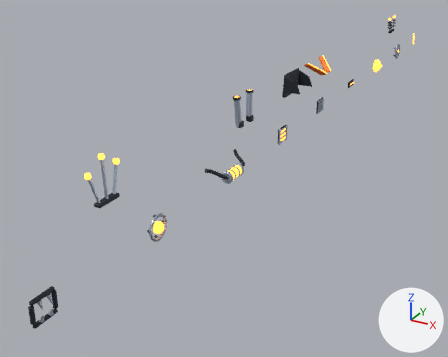
What one commit did to the glTF model godot/assets/models/cores.glb.
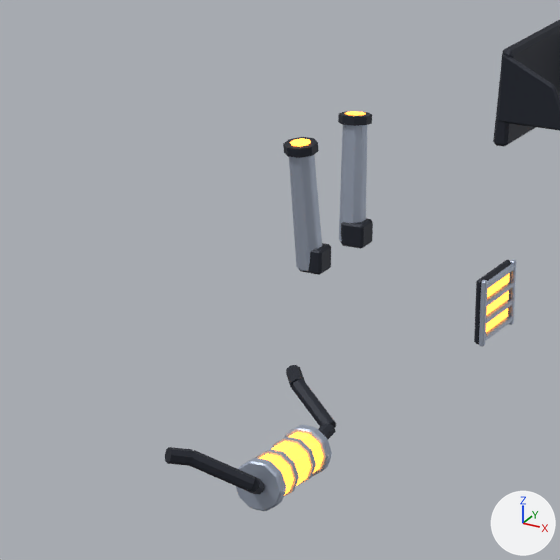
Old and new are each drawn from a camera (50 mm lens) standing at (4.09, -17.79, 4.61) and looking at (-0.41, -9.6, 0.52) and again close up on the part from 37% to 66% of the width and 18% to 55% of the height. The lights are fixed; the arrows at lower right show +X, +Y and +Z. The first two pictures are the older version. Vertices at exactly the same position are counted once.

Script lines for the objects in view, before the commit:
```python
me_coolant = bpy.data.meshes.new('coolant')
me_coolant.from_pydata(...)  # 324 vertices, 596 faces; spans x 0.18..0.475, y -0.437..0.437, z 1.136..1.403
# faces by material slot: [36, 304, 256]
me_coolant.materials.append(mat_core)  # orange #ff9739, glowing orange #ff9739
me_coolant.materials.append(mat_trim)  # light grey #acb6c7
me_coolant.materials.append(mat_joint)  # dark blue #282c37
me_furnace = bpy.data.meshes.new('furnace')
me_furnace.from_pydata(...)  # 400 vertices, 728 faces; spans x -0.441..0.364, y -0.291..0.291, z 1.09..1.813
# faces by material slot: [188, 92, 448]
me_furnace.materials.append(mat_joint)  # dark blue #282c37
me_furnace.materials.append(mat_core)  # orange #ff9739, glowing orange #ff9739
me_furnace.materials.append(mat_trim)  # light grey #acb6c7
me_shroud = bpy.data.meshes.new('shroud')
me_shroud.from_pydata(...)  # 136 vertices, 236 faces; spans x -0.339..0.328, y -0.315..0.315, z 1.095..1.794
# faces by material slot: [176, 60]
me_shroud.materials.append(mat_joint)  # dark blue #282c37
me_shroud.materials.append(mat_trim)  # light grey #acb6c7
ob_coolant = bpy.data.objects.new('coolant', me_coolant)
ob_coolant.location = (0.0, -10.8, 0.0)
ob_furnace = bpy.data.objects.new('furnace', me_furnace)
ob_furnace.location = (0.0, -9.0, 0.0)
ob_shroud = bpy.data.objects.new('shroud', me_shroud)
ob_shroud.location = (0.0, -7.2, 0.0)
```
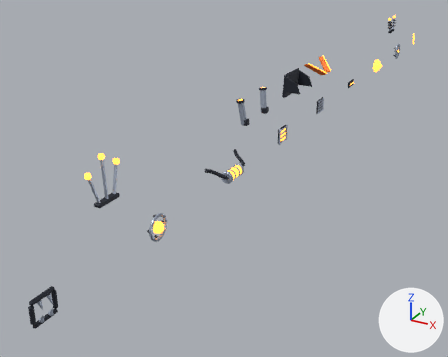
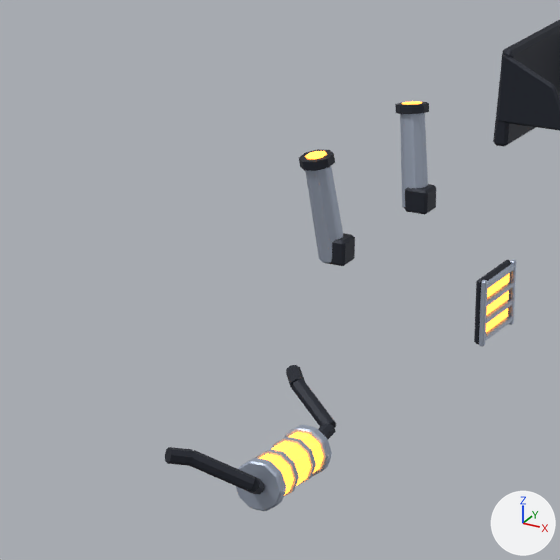
Edits to the bpy script that builds the scene:
```text
Change me_furnace:
    used by ob_furnace; location = (0.0, -9.0, 0.0)
    remove me_furnace.from_pydata(...)  # 400 vertices, 728 faces; spans x -0.441..0.364, y -0.291..0.291, z 1.09..1.813
    add me_furnace.from_pydata(...)  # 400 vertices, 728 faces; spans x -0.281..0.364, y -0.472..0.472, z 1.09..1.836
    me_furnace part 1: 86 vertices moved from x -0.441..-0.29, y 0.13..0.291, z 1.29..1.813 to x -0.281..-0.1, y 0.31..0.472, z 1.41..1.836; 18 vertices removed from x -0.44..-0.315, y 0.13..0.288, z 1.295..1.81; 18 vertices added at x -0.277..-0.126, y 0.31..0.467, z 1.412..1.831
    me_furnace part 2: 79 vertices moved from x -0.441..-0.29, y -0.291..-0.13, z 1.29..1.812 to x -0.281..-0.1, y -0.472..-0.31, z 1.41..1.836; 25 vertices removed from x -0.42..-0.315, y -0.288..-0.13, z 1.296..1.813; 25 vertices added at x -0.26..-0.126, y -0.467..-0.315, z 1.412..1.835
```

Pixel boxes [x1, y1, x2, y2] of what changed, in the close-ups (560 x 560 px; the box of a moved part takes in the faces that stretch with it):
'furnace', reshaped (7% narrower): before [283, 111, 516, 346]; after [299, 101, 516, 346]
part 1 of me_furnace, moved or reshaped: before [338, 111, 373, 249]; after [395, 101, 436, 215]
part 2 of me_furnace, moved or reshaped: before [283, 137, 331, 275]; after [299, 149, 355, 266]
